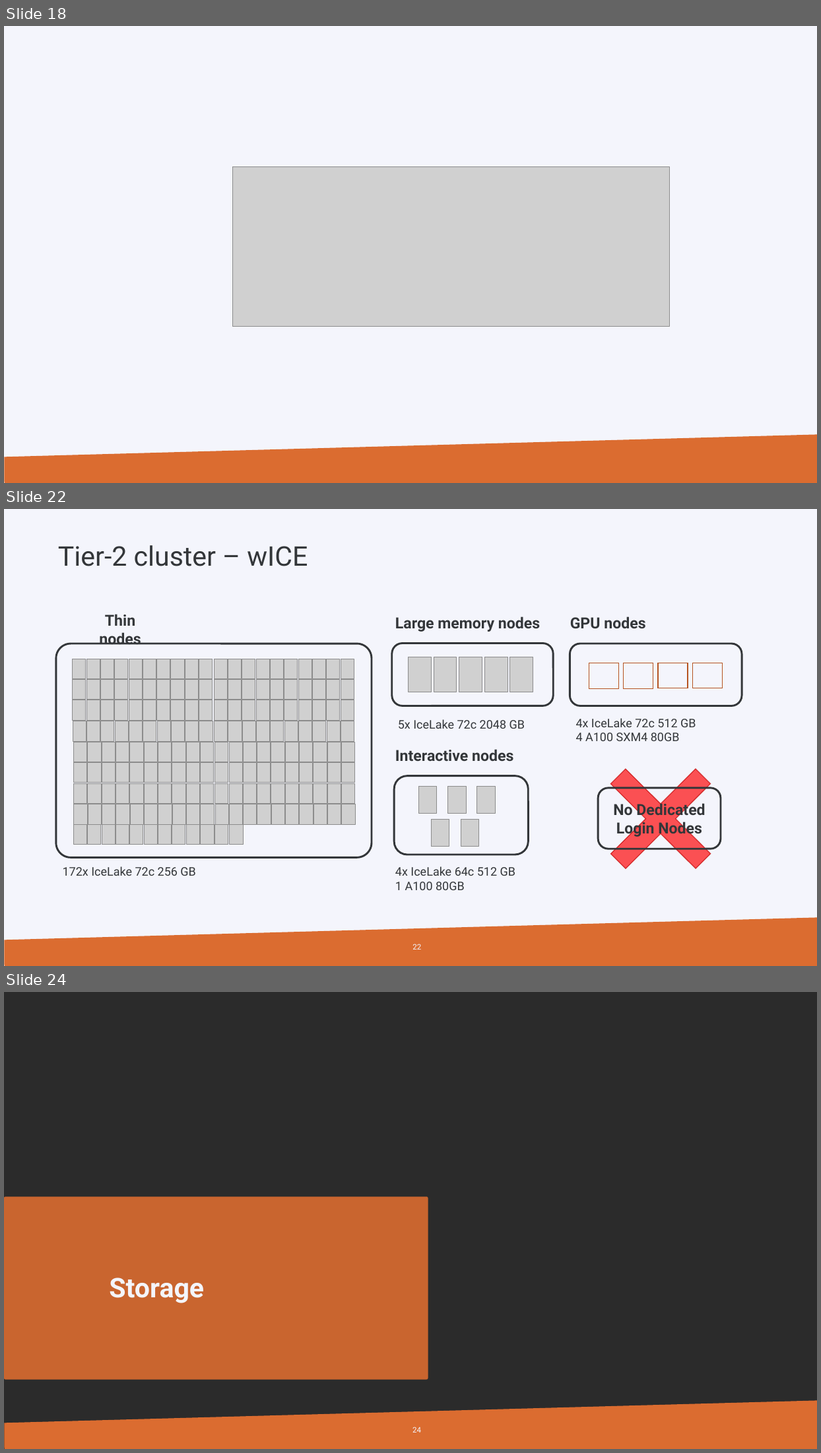
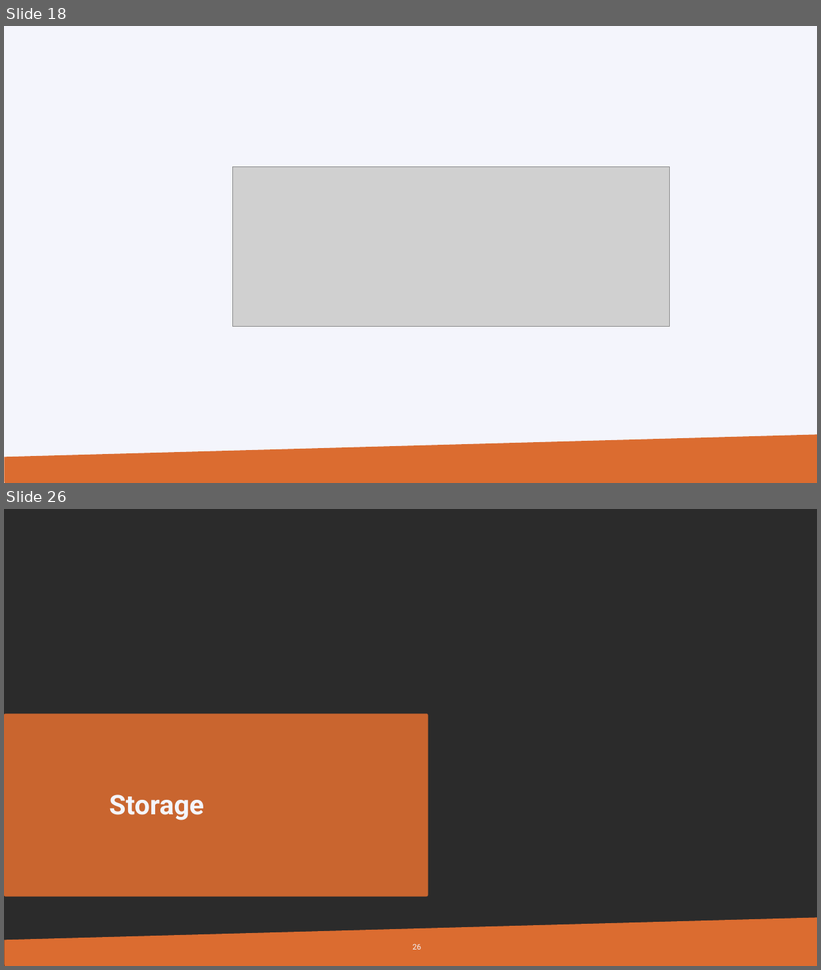
Before and after one commit to hpcleuven/HPC-intro, a slide deck: HPCintro.pptx. Shown one above the other, each under a label of ours: slides 18, 22 and 24 before the commit, slides 18 and 26 after it; the slides between them are not shown. The pictures are 821x1453 and 821x970 pixels, drawn with LibreOffice and Linux fonts; fonts in the diff are those of the drawing; grey boxes stand for pictures; background and template pictures are left out; a plain dark background stands for a picture behind light text. Boxes give left, top, right and bottom in pixels: in the first picture for what was removed or moved away, otherwise in the second. Text is boxed around its words. In the diff, an @@ line names an element or a change of style, - is before the commit and + after.

```diff
--- a/HPCintro.pptx
+++ b/HPCintro.pptx
@@ slide 22 removed at [4,509,817,966], background #F4F5FC; not listed: 1 template element that a slide beside it also shows @@
@@ text removed at [58,545,308,566] @@
-Tier-2 cluster – wICE
@@ group removed at [570,617,742,741]: 4 rectangles, 2 texts, 1 rounded rectangle @@
-GPU nodes
-4x IceLake 72c 512 GB
-4 A100 SXM4 80GB
@@ group removed at [392,617,554,729]: 5 pictures, 2 texts, 1 rounded rectangle @@
-Large memory nodes
-5x IceLake 72c 2048 GB
@@ plus removed at [576,734,746,904] @@
@@ rounded rectangle removed at [598,788,721,850] @@
-No Dedicated Login Nodes
@@ group removed at [56,614,371,876]: 172 pictures, 2 texts, 1 rounded rectangle @@
-Thin nodes
-172x IceLake 72c 256 GB
@@ group removed at [395,749,529,890]: 5 pictures, 2 texts, 1 rounded rectangle @@
-Interactive nodes
-4x IceLake 64c 512 GB
-1 A100 80GB
@@ page number removed at [413,944,421,950] @@
-22
@@ what was slide 24 is now slide 26 @@
@@ page number at [413,944,421,950]: text changed @@
-24
+26
```
Also in this commit, not shown: 20 slides changed, 5 slides added, 2 other slides removed, 1 other file.
